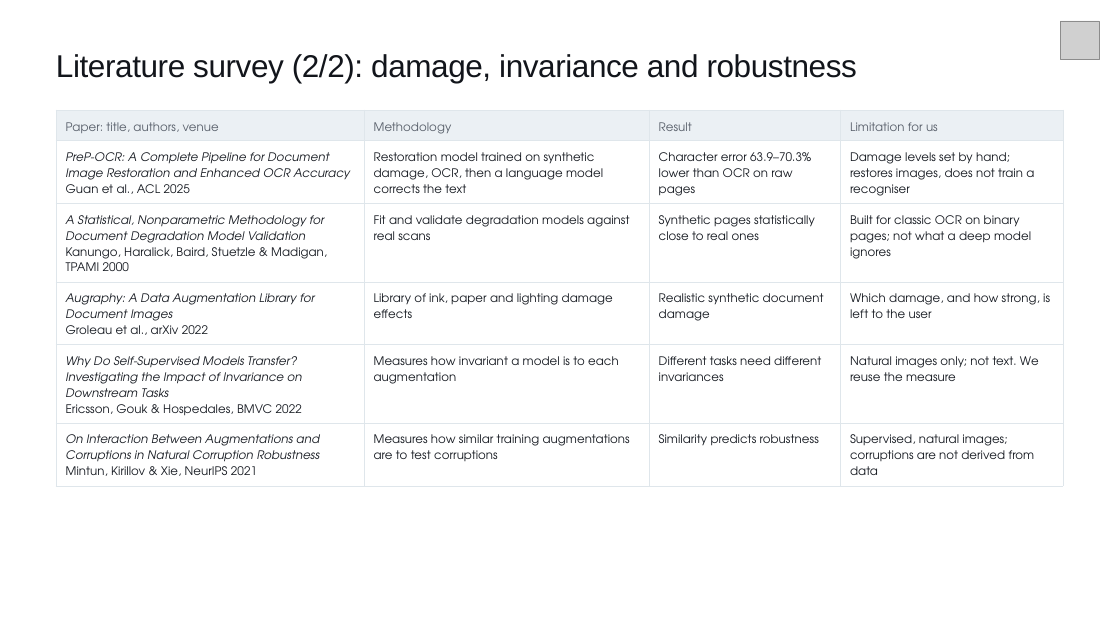
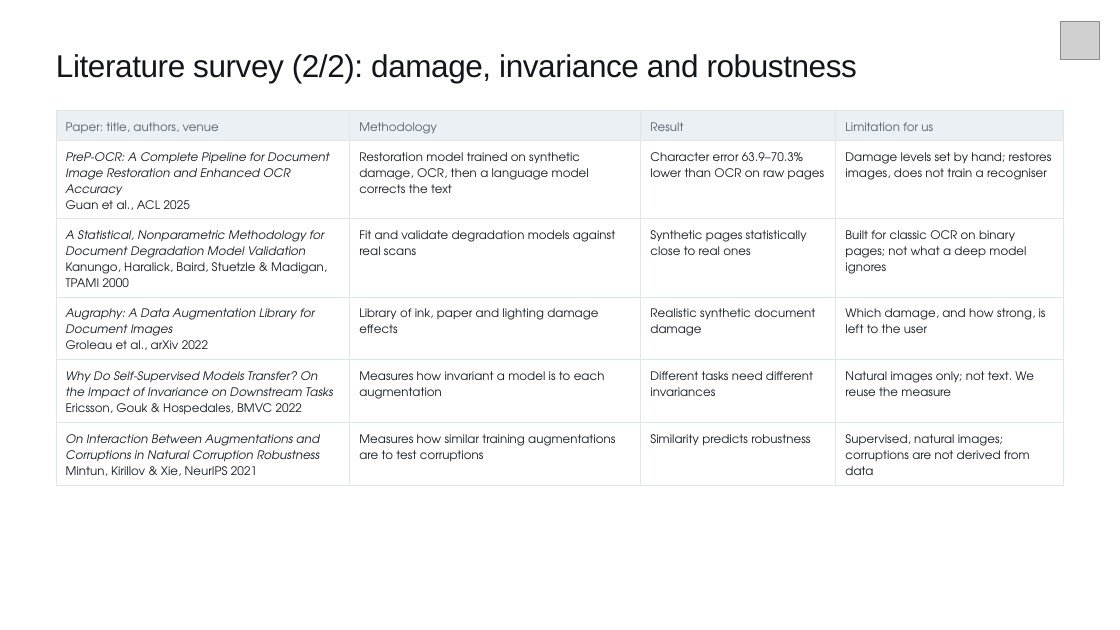
Before and after one commit to Greninja34/learn_what_to_ignore, a slide deck: slide 17 of capstone/reviews/review3/deck/out/review3.pptx. Drawn at 1120x630 pixels with LibreOffice and Linux fonts; fonts in the diff are those of the drawing; grey boxes stand for pictures. Boxes give left, top, right and bottom in pixels: in the first picture for what was removed or moved away, otherwise in the second. Text is boxed around its words. In the diff, an @@ line names an element or a change of style, - is before the commit and + after.

```diff
--- a/capstone/reviews/review3/deck/out/review3.pptx
+++ b/capstone/reviews/review3/deck/out/review3.pptx
@@ table at [56, 110, 1065, 480] @@
-row 5, column 1: Why Do Self-Supervised Models Transfer? Investigating the Impact of Invariance on Downstream Tasks / Ericsson, Gouk & Hospedales, BMVC 2022
+row 5, column 1: Why Do Self-Supervised Models Transfer? On the Impact of Invariance on Downstream Tasks / Ericsson, Gouk & Hospedales, BMVC 2022
```
Also in this commit, not shown: 3 other slides changed, 1 slide added, 13 other files.
